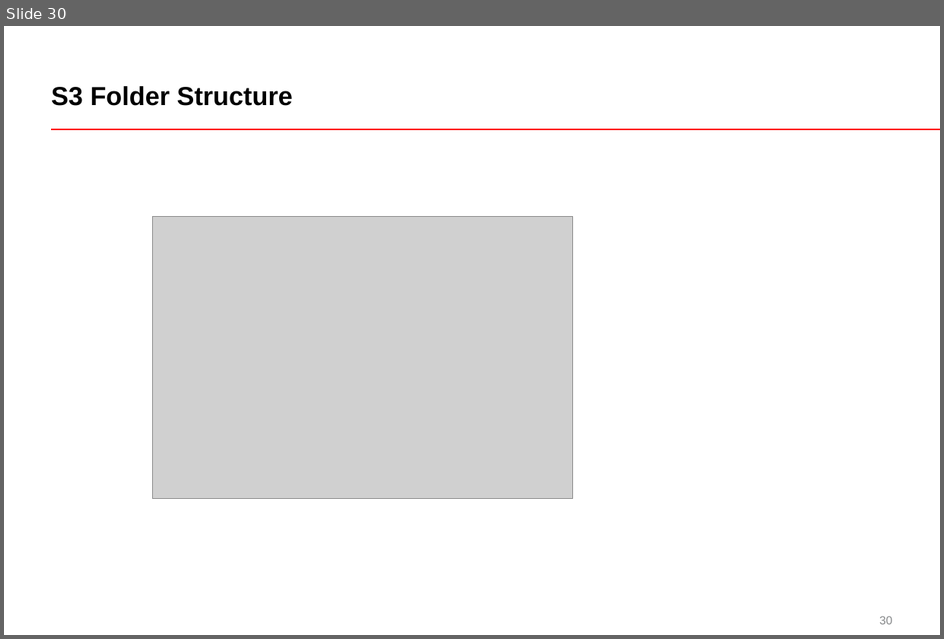
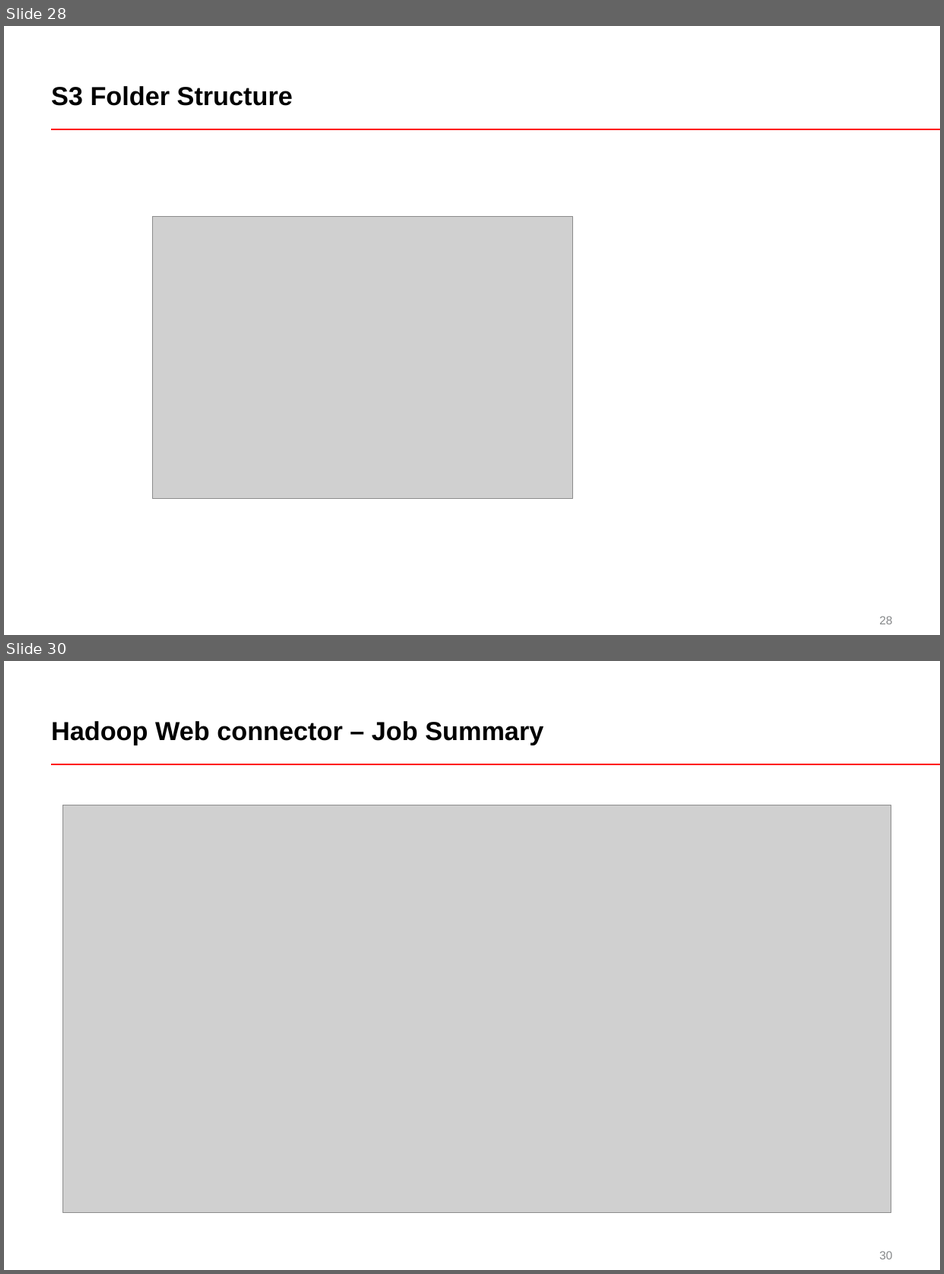
Before and after one commit to ravvas/Pycon2015, a slide deck: Explore Big Data using Simple Python Code and Cloud Environment_V8.pptx. Shown one above the other, each under a label of ours: slide 30 before the commit, slides 28 and 30 after it; the slides between them are not shown. The pictures are 944x639 and 944x1274 pixels, drawn with LibreOffice and Linux fonts; fonts in the diff are those of the drawing; grey boxes stand for pictures. Boxes give left, top, right and bottom in pixels: in the first picture for what was removed or moved away, otherwise in the second. Text is boxed around its words. In the diff, an @@ line names an element or a change of style, - is before the commit and + after.

```diff
--- a/Explore Big Data using Simple Python Code and Cloud Environment_V8.pptx
+++ b/Explore Big Data using Simple Python Code and Cloud Environment_V8.pptx
@@ slide 30 added at bbox=[4, 661, 940, 1270], background #FFFFFF; not listed: 2 template elements that a slide beside it also shows @@
@@ title added at bbox=[51, 721, 544, 745], 20 pt, text #000000, bold @@
+Hadoop Web connector – Job Summary
@@ picture added at bbox=[63, 805, 892, 1213] @@
@@ what was slide 30 is now slide 28 @@
@@ page number at bbox=[880, 616, 892, 624]: text changed @@
-30
+28
```
Also in this commit, not shown: 6 slides changed, 4 other slides added, 4 slides removed.
